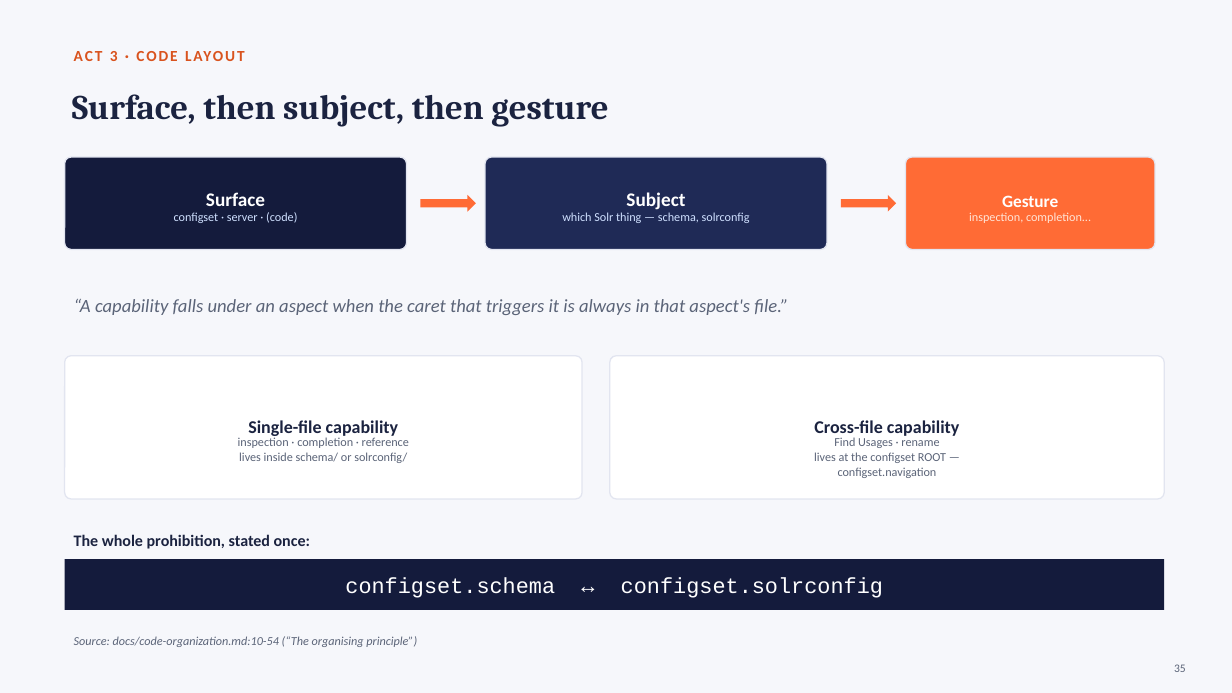
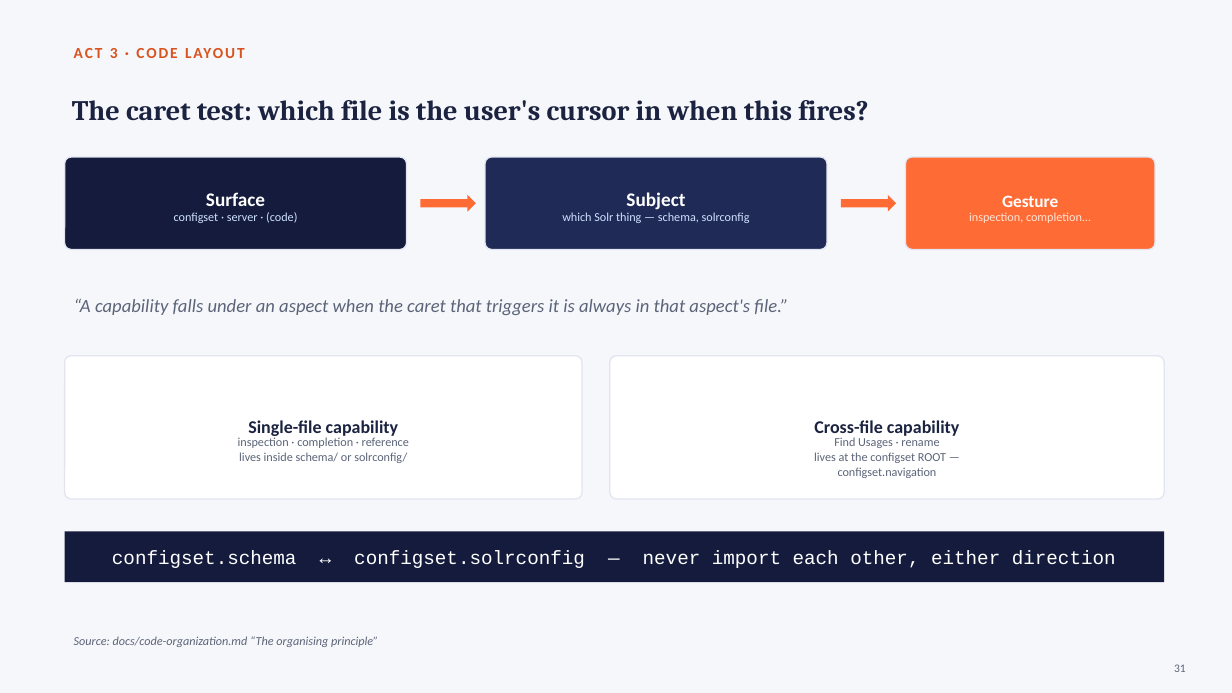
Before and after one commit to adityamparikh/solr-intellij-plugin, a slide deck: slide 31 of docs/presentation/solr-intellij-plugin.pptx (slide 35 before the commit). Drawn at 1232x693 pixels with LibreOffice and Linux fonts; fonts in the diff are those of the drawing. Boxes give left, top, right and bottom in pixels: in the first picture for what was removed or moved away, otherwise in the second. Text is boxed around its words. In the diff, an @@ line names an element or a change of style, - is before the commit and + after.

```diff
--- a/docs/presentation/solr-intellij-plugin.pptx
+++ b/docs/presentation/solr-intellij-plugin.pptx
@@ text at (x1=72, y1=100, x2=868, y2=121): text changed; size 27 to 22 pt @@
-Surface, then subject, then gesture
+The caret test: which file is the user's cursor in when this fires?
@@ rectangle "configset.schema ↔ configset.solrconfig — never ..." moved from (x1=65, y1=559, x2=1165, y2=610) to (x1=65, y1=531, x2=1165, y2=582) @@
@@ text removed at (x1=74, y1=534, x2=310, y2=549) @@
-The whole prohibition, stated once:
@@ text in rectangle at (x1=112, y1=550, x2=1116, y2=568): text changed; size 17 to 15 pt @@
-configset.schema ↔ configset.solrconfig
+configset.schema ↔ configset.solrconfig — never import each other, either direction
@@ text at (x1=74, y1=636, x2=378, y2=647): text changed @@
-Source: docs/code-organization.md:10-54 (“The organising principle”)
+Source: docs/code-organization.md “The organising principle”
@@ text at (x1=1174, y1=664, x2=1186, y2=672): text changed @@
-35
+31
```
Also in this commit, not shown: 7 other slides changed, 29 slides added, 33 slides removed, 2 other files.
